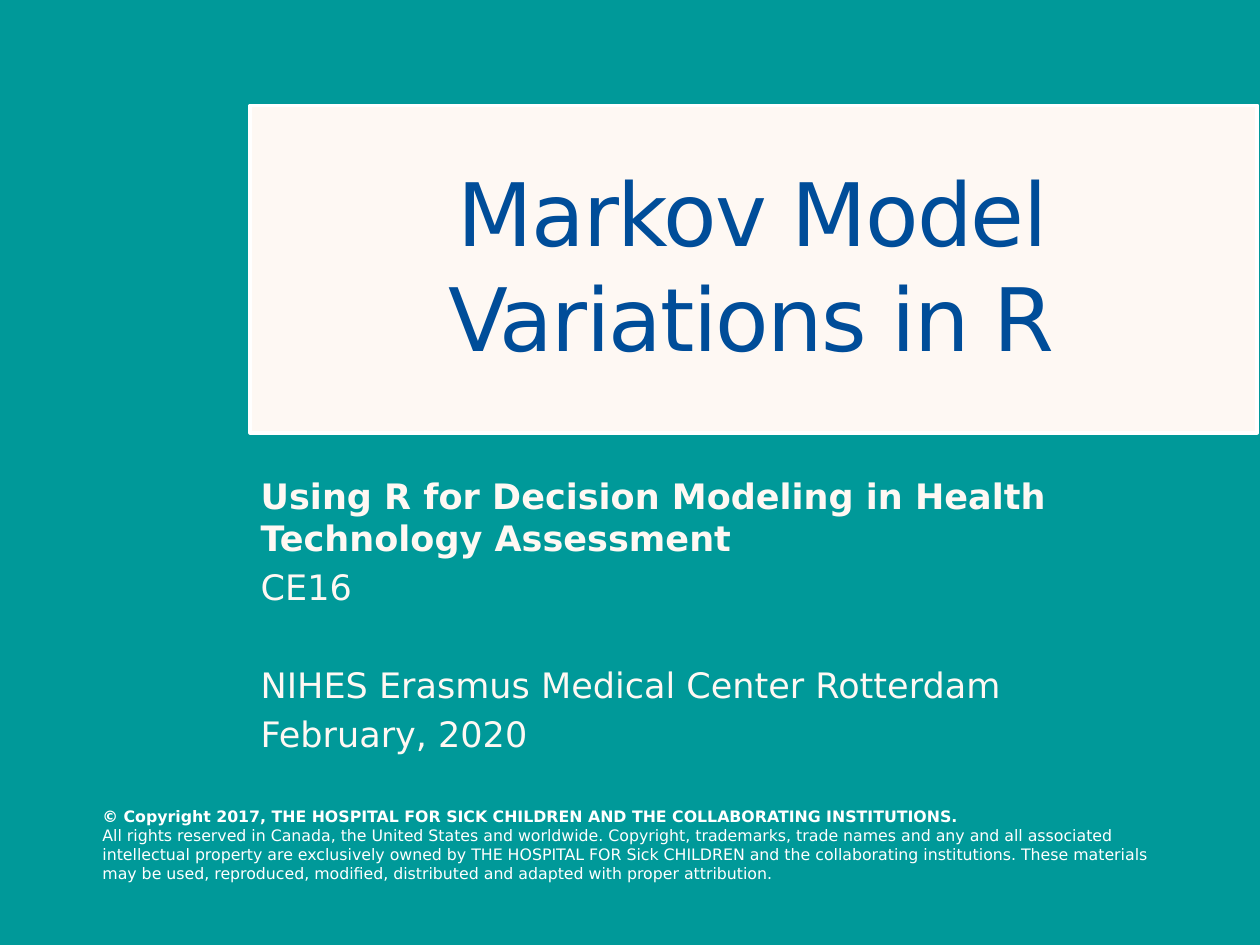
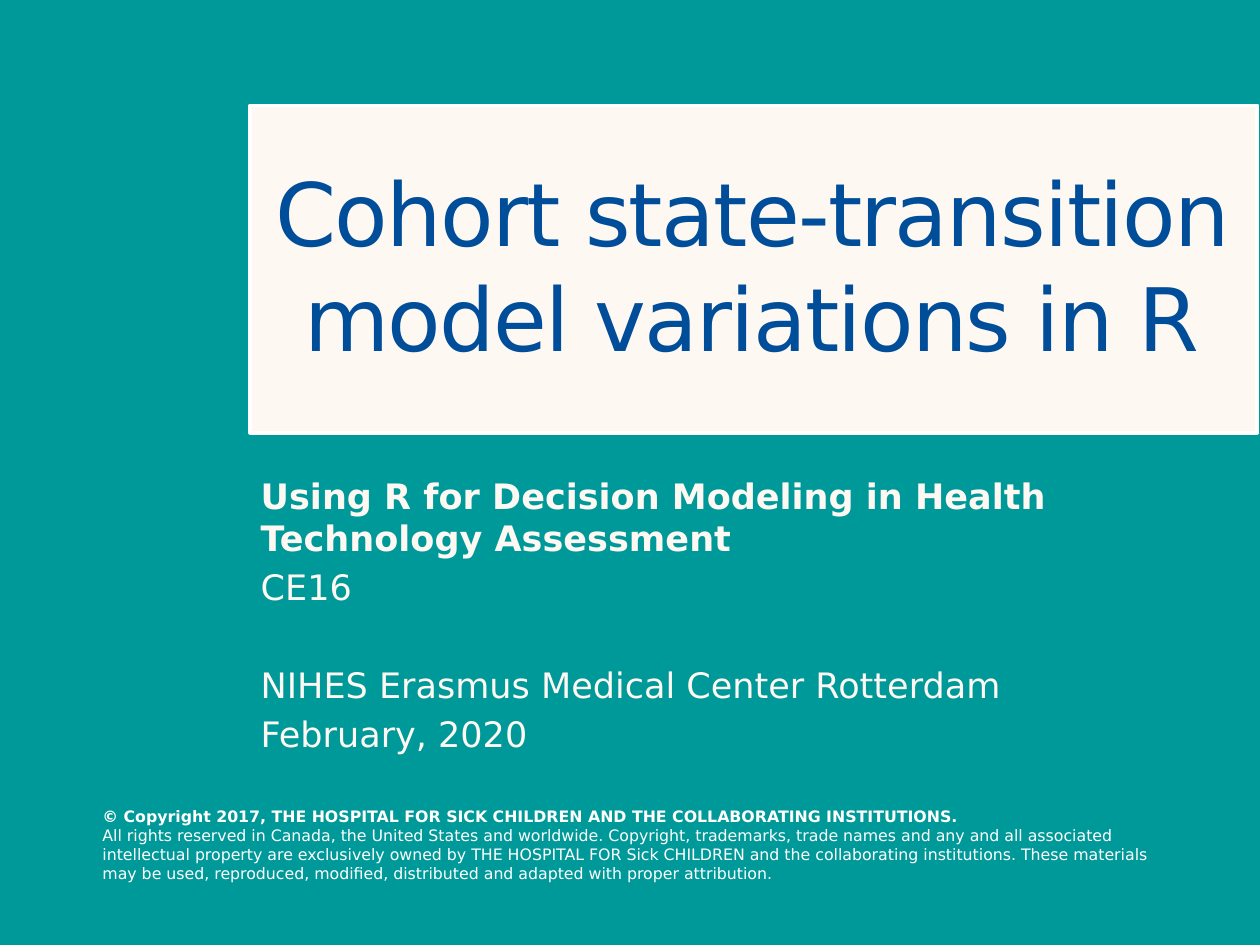
Before and after one commit to DARTH-git/Course-Modularization, a slide deck: slide 1 of Markov models/Slides/Markov Model Variants.pptx. Drawn at 1260x945 pixels with LibreOffice and Linux fonts; fonts in the diff are those of the drawing. Boxes give left, top, right and bottom in pixels: in the first picture for what was removed or moved away, otherwise in the second. Text is boxed around its words. In the diff, an @@ line names an element or a change of style, - is before the commit and + after.

```diff
--- a/Markov models/Slides/Markov Model Variants.pptx
+++ b/Markov models/Slides/Markov Model Variants.pptx
@@ title at bbox=[275, 179, 1229, 353]: text changed @@
-Markov Model Variations in R
+Cohort state-transition model variations in R
```
Also in this commit, not shown: 23 other files.
